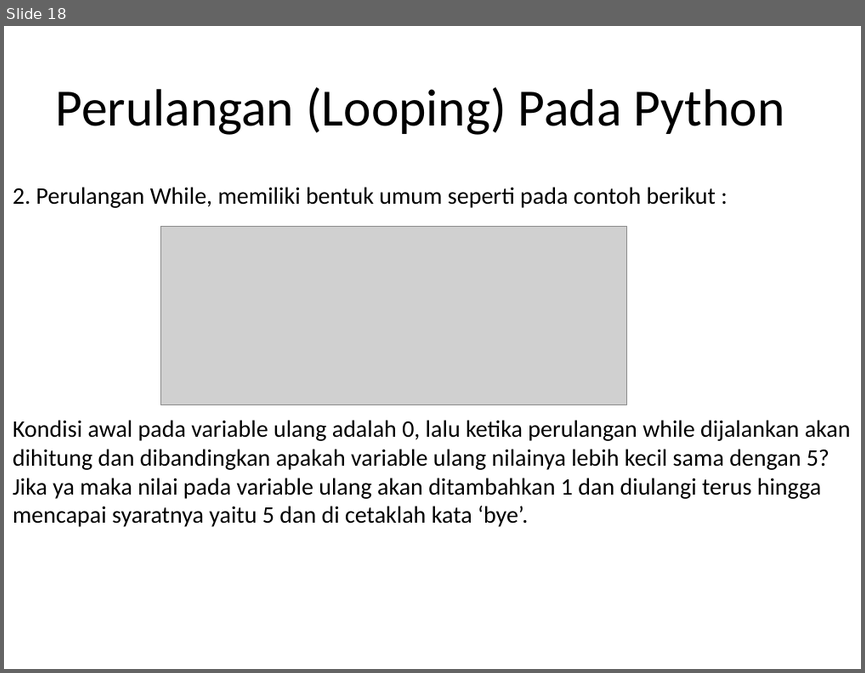
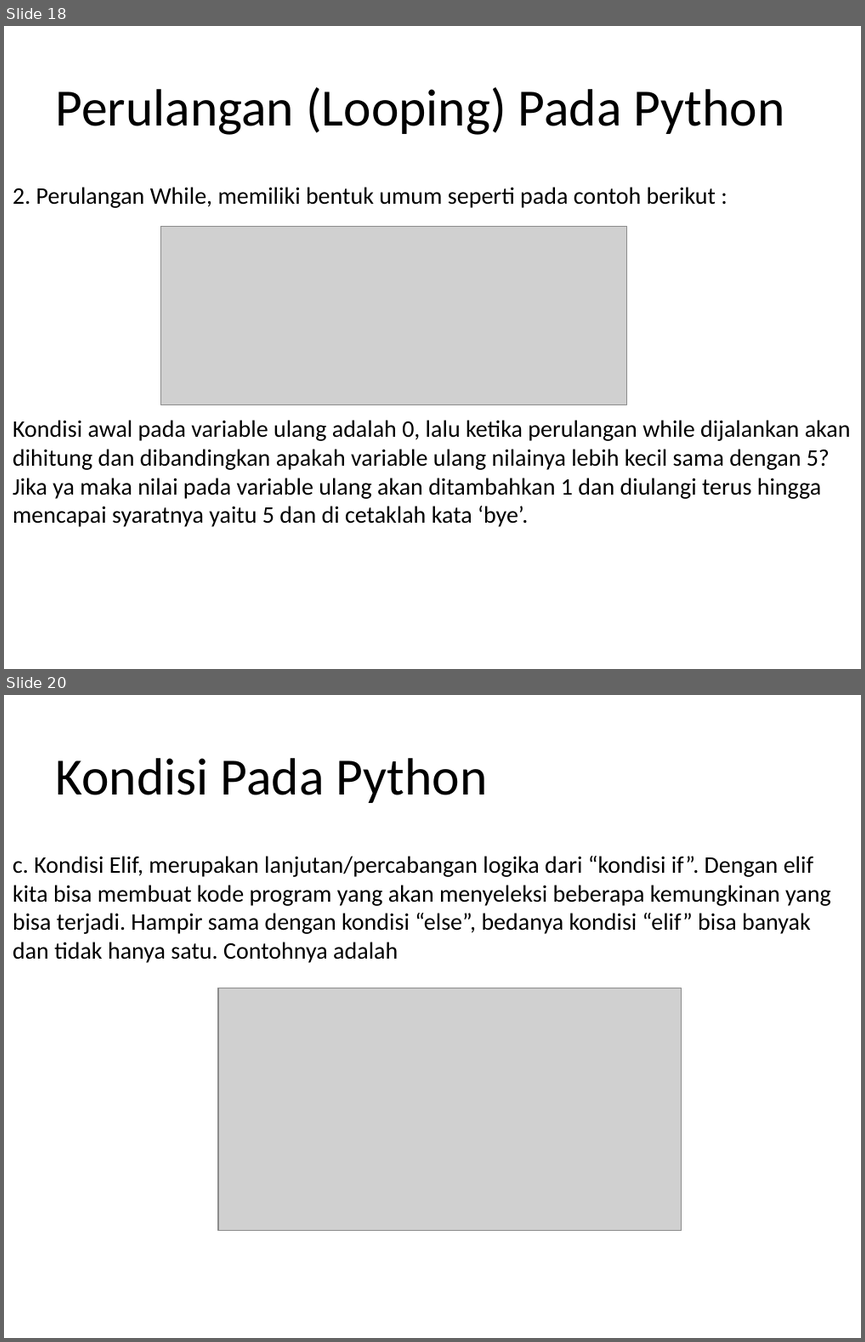
Before and after one commit to Abaljerind/Pengantar-Deep-Learning, a slide deck: materi python.pptx. Shown one above the other, each under a label of ours: slide 18 before the commit, slides 18 and 20 after it; the slides between them are not shown. The pictures are 865x673 and 865x1342 pixels, drawn with LibreOffice and Linux fonts; fonts in the diff are those of the drawing; grey boxes stand for pictures. Boxes give left, top, right and bottom in pixels: in the first picture for what was removed or moved away, otherwise in the second. Text is boxed around its words. In the diff, an @@ line names an element or a change of style, - is before the commit and + after.

Commit message:
kondisi dan fungsi pada python

```diff
--- a/materi python.pptx
+++ b/materi python.pptx
@@ slide 20 added at [4, 695, 861, 1338], background #FFFFFF @@
@@ title added at [55, 758, 488, 803], 44 pt, text #000000 @@
+Kondisi Pada Python
@@ text added at [12, 856, 831, 963], 20 pt, text #000000 @@
+c. Kondisi Elif, merupakan lanjutan/percabangan logika dari “kondisi if”. Dengan elif kita bisa membuat kode program yang akan menyeleksi beberapa kemungkinan yang bisa terjadi. Hampir sama dengan kondisi “else”, bedanya kondisi “elif” bisa banyak dan tidak hanya satu. Contohnya adalah
@@ picture added at [218, 988, 681, 1231] @@
```
Also in this commit, not shown: 3 slides changed, 2 other slides added, 2 slides removed.
